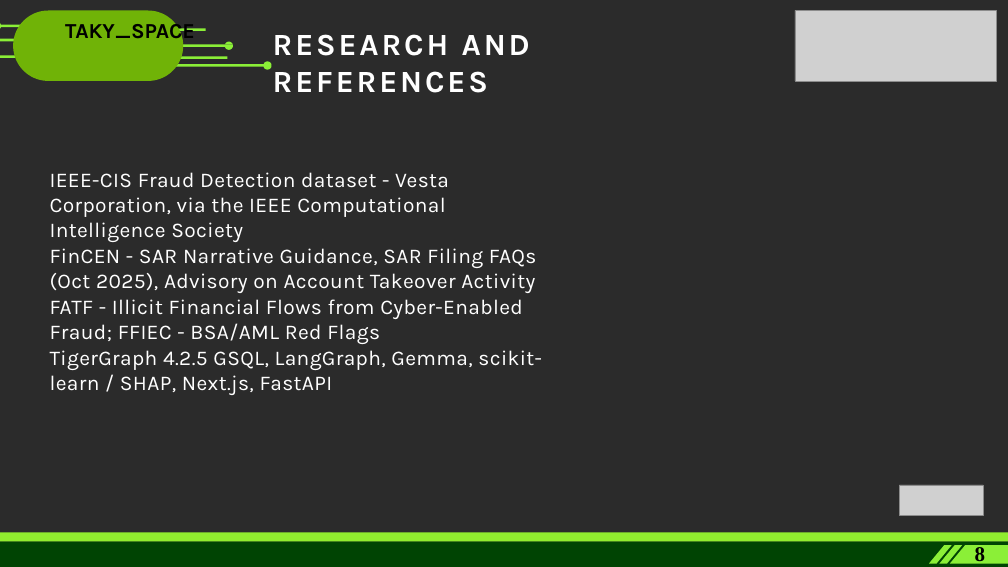
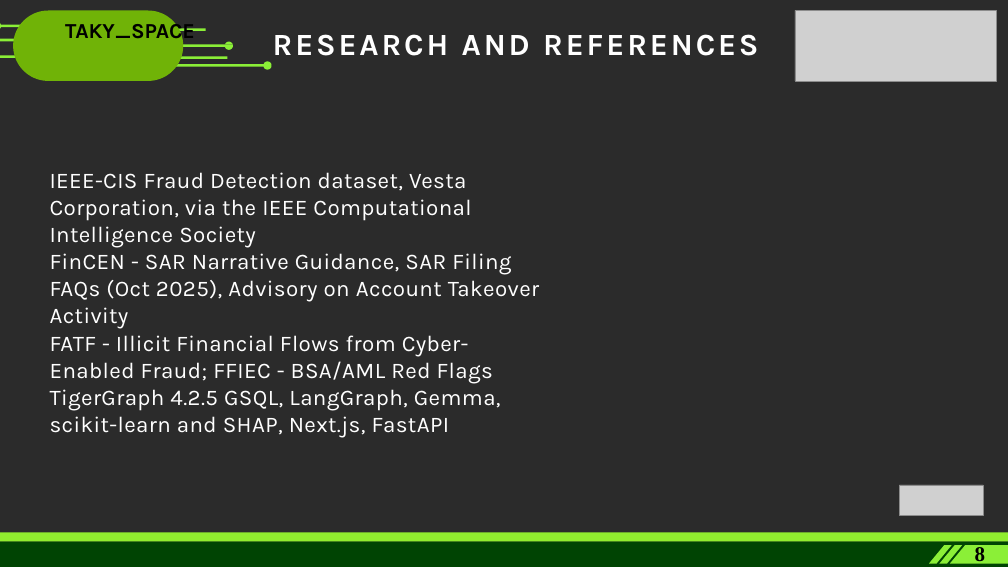
Before and after one commit to Taky170106/HHGOA, a slide deck: slide 8 of docs/HHGoa_2026_Presentation.pptx. Drawn at 1008x567 pixels with LibreOffice and Linux fonts; fonts in the diff are those of the drawing; grey boxes stand for pictures; background and template pictures are left out; a plain dark background stands for a picture behind light text. Boxes give left, top, right and bottom in pixels: in the first picture for what was removed or moved away, otherwise in the second. Text is boxed around its words. In the diff, an @@ line names an element or a change of style, - is before the commit and + after.

```diff
--- a/docs/HHGoa_2026_Presentation.pptx
+++ b/docs/HHGoa_2026_Presentation.pptx
@@ title "RESEARCH AND REFERENCES" rewrapped from (x1=273, y1=34, x2=530, y2=93) to (x1=273, y1=34, x2=758, y2=56) @@
@@ text at (x1=50, y1=172, x2=471, y2=248): text changed; size 30 to 32 pt @@
-IEEE-CIS Fraud Detection dataset - Vesta Corporation, via the IEEE Computational Intelligence Society
+IEEE-CIS Fraud Detection dataset, Vesta Corporation, via the IEEE Computational Intelligence Society
@@ text at (x1=50, y1=253, x2=539, y2=384): size 30 to 32 pt in "FinCEN - SAR Narrative Guidance, SAR Filing ...", "FATF - Illicit Financial Flows from Cyber-Enabled ..." @@
@@ text at (x1=50, y1=389, x2=501, y2=438): text changed; size 30 to 32 pt @@
-TigerGraph 4.2.5 GSQL, LangGraph, Gemma, scikit-learn / SHAP, Next.js, FastAPI
+TigerGraph 4.2.5 GSQL, LangGraph, Gemma, scikit-learn and SHAP, Next.js, FastAPI
```
Also in this commit, not shown: 7 other slides changed.
